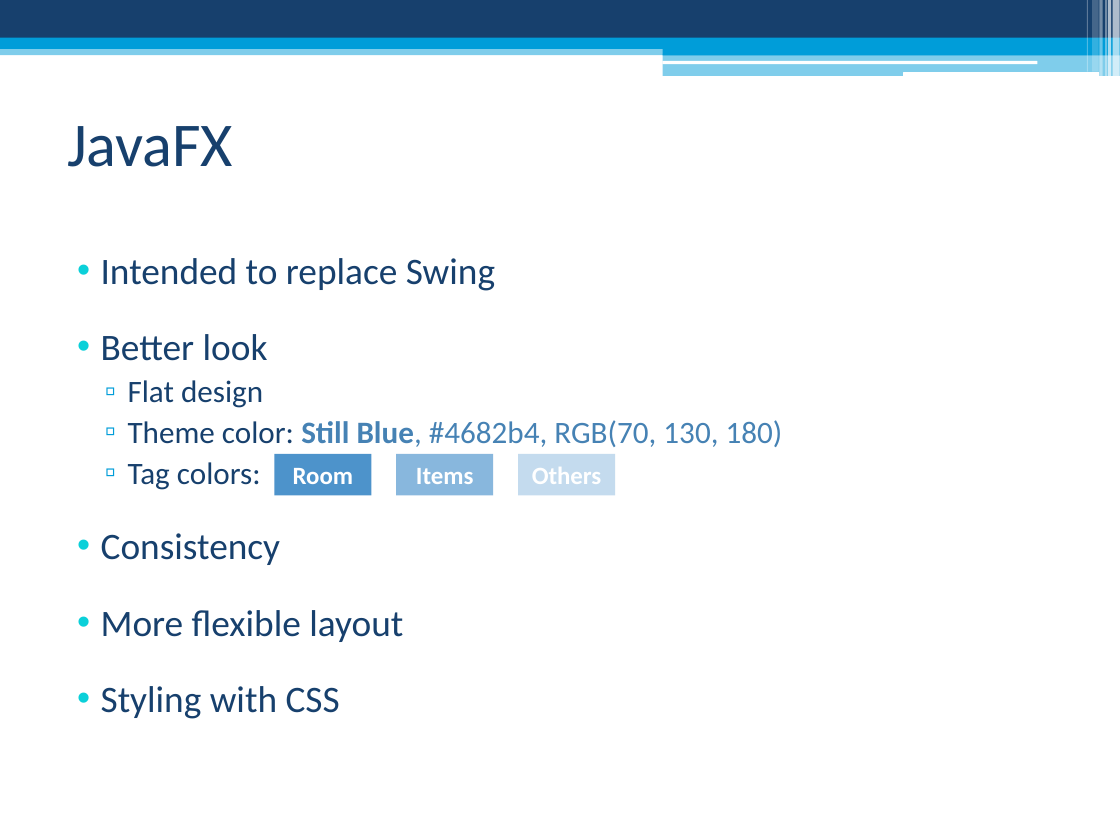
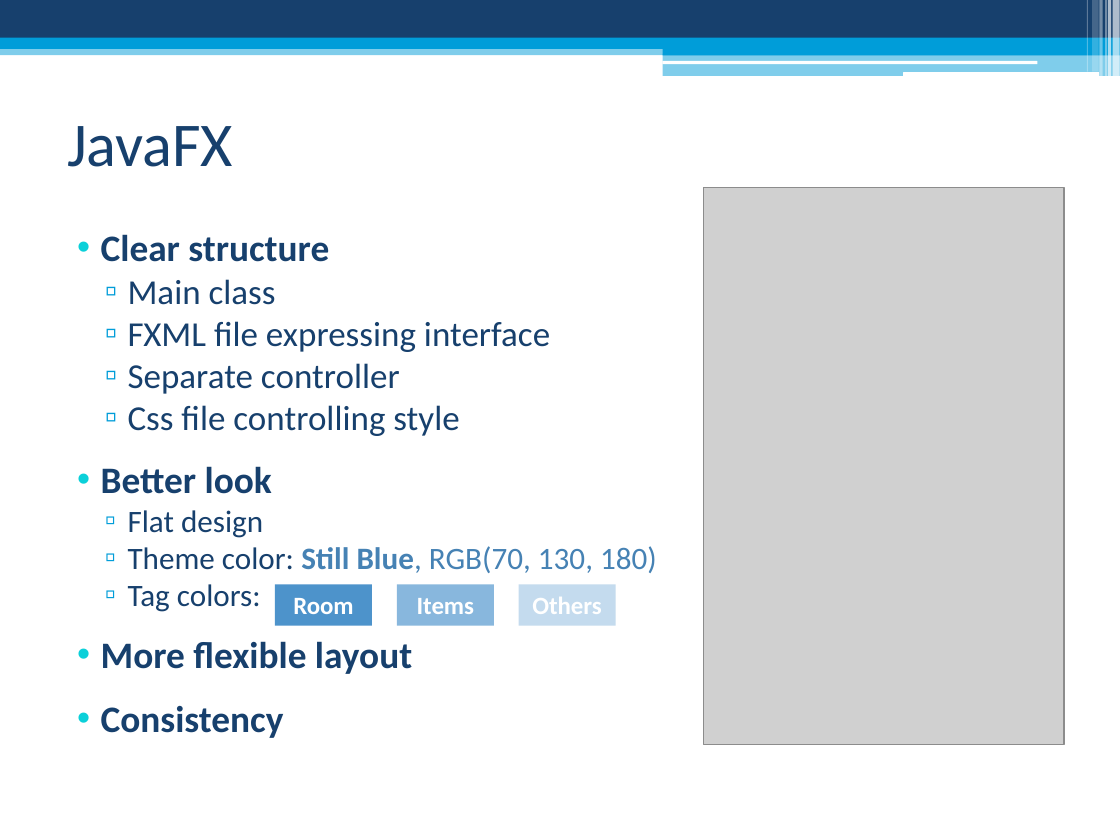
Before and after one commit to thetimeofblack/ENCA-Andriod, a slide deck: slide 9 of Docs/Presentation/Software Engineering II Project.pptx. Drawn at 1120x840 pixels with LibreOffice and Linux fonts; fonts in the diff are those of the drawing; grey boxes stand for pictures. Boxes give left, top, right and bottom in pixels: in the first picture for what was removed or moved away, otherwise in the second. Text is boxed around its words. In the diff, an @@ line names an element or a change of style, - is before the commit and + after.

Commit message:
Update slides

```diff
--- a/Docs/Presentation/Software Engineering II Project.pptx
+++ b/Docs/Presentation/Software Engineering II Project.pptx
@@ picture added at bbox=[703, 187, 1064, 745] @@
@@ text at bbox=[101, 234, 550, 436]: text changed; size 24 to 22.5 pt @@
-• Intended to replace Swing
+• Clear structure
+  ▫ Main class
+  ▫ FXML file expressing interface
+  ▫ Separate controller
+  ▫ Css file controlling style
@@ text at bbox=[101, 466, 284, 738]: bold on in "Better look", "Consistency"; line spacing 1.5 to 1; more space between paragraphs; less space between paragraphs @@
@@ text at bbox=[128, 546, 657, 573]: text changed @@
-  ▫ Theme color: Still Blue, #4682b4, RGB(70, 130, 180)
+  ▫ Theme color: Still Blue, RGB(70, 130, 180)
@@ 3 rectangles: place and size @@
-3 rectangles at bbox=[274, 454, 616, 495]
+3 rectangles at bbox=[274, 585, 616, 626]
@@ text at bbox=[101, 610, 403, 719]: paragraphs removed @@
-• More flexible layout
-• Styling with CSS
@@ text at bbox=[101, 641, 412, 674]: paragraph added @@
+• More flexible layout
```
Also in this commit, not shown: 3 other slides changed, 1 other file.
